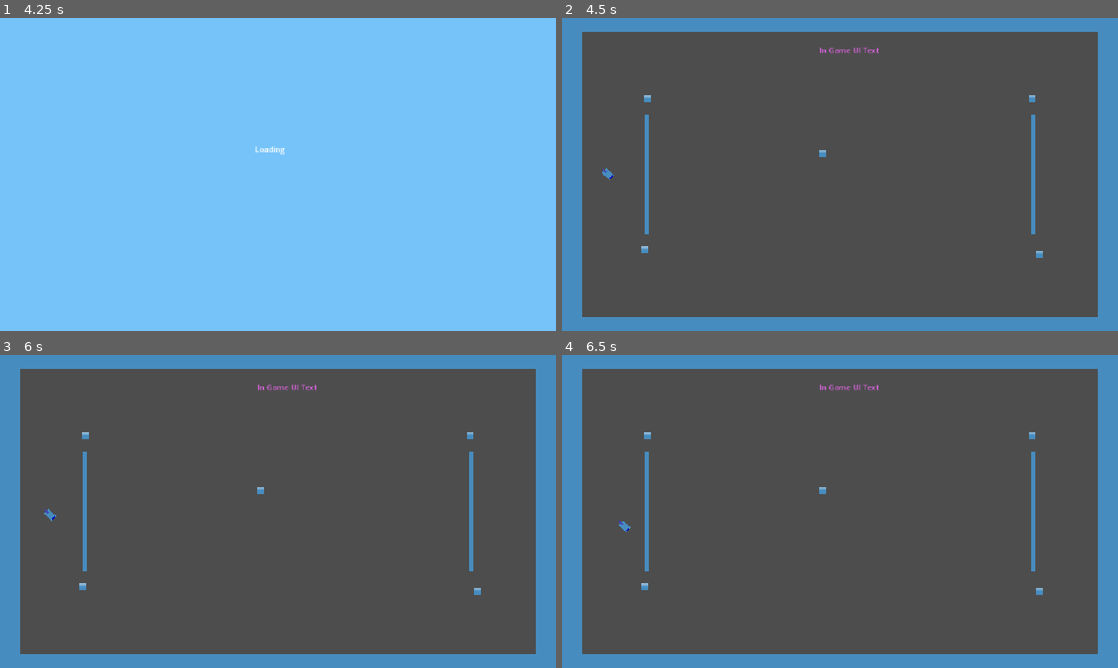
Above: before the commit, frames 1-4 (two rows, left to right).
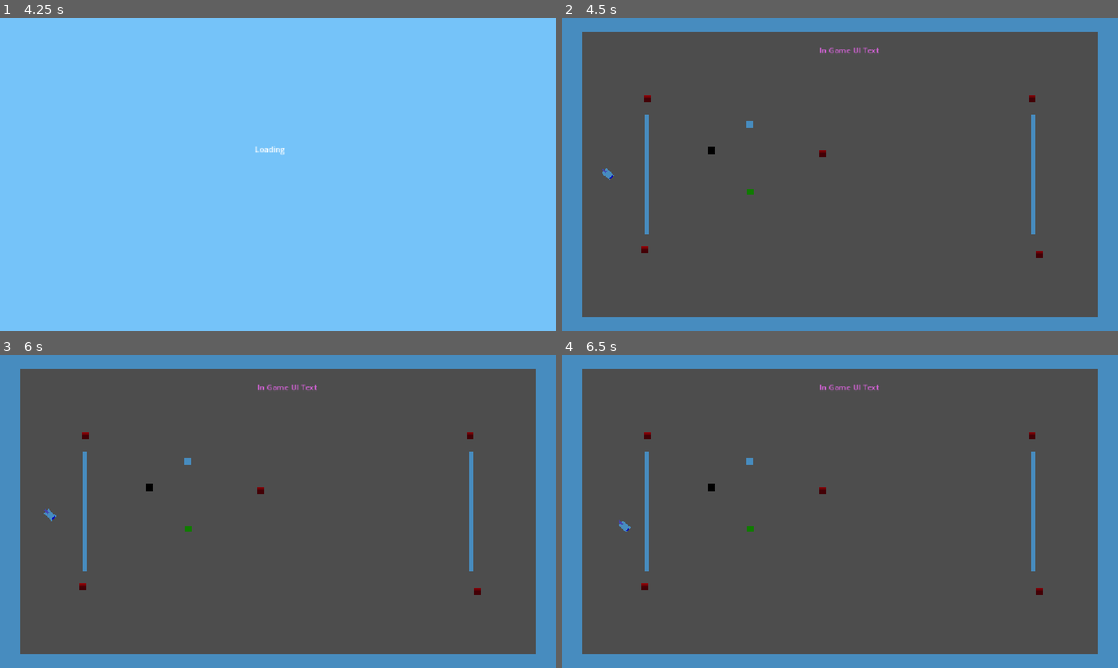
Above: after the commit, the same moments.

Repository: JoeyGiordano/TankTrouble2
Game: Godot game, scene res://game_container/game_container.tscn
Same seed, same stepped clock (60 frames per second), same inputs: the game is played once before the commit and once after it. The engine's default icon, where the game draws it, is replaced by a stand-in: a white triangle on a blue panel in a dark square.
Inputs:
- Up to frame 1 (4.25 s): click "[CutSceneOver]" at 0.5 s; click "Play" at 1.25 s; click "Play!" at 2 s; tap Enter at 2.75 s; hold W (player1_up) 2.78-3.53 s; hold . (player0_shoot) 2.78-3.53 s; tap Space at 3.5 s; hold Down (ui_down) from 3.53 s (still down); tap Q (player1_shoot) at 3.6 s
- Up to frame 2 (4.5 s): tap Enter at 4.25 s; release Down (ui_down) at 4.28 s; hold W (player1_up) from 4.28 s (still down); tap K (player2_right) at 4.35 s
- Up to frame 3 (6 s): tap Space at 5 s; tap Shift at 5.1 s; tap Enter at 5.75 s; release W (player1_up) at 5.78 s; hold Down (ui_down) from 5.78 s (still down); hold F from 5.78 s (still down)
- Up to frame 4 (6.5 s): keep holding Down (ui_down); keep holding F

Frame 1 is identical in both runs. In frame 2, 0.2% of the frame differs, in the area x 14-87%, y 24-77%; in frame 3, 0.2%; in frame 4, 0.2%.

Commit message:
Added other boxes

Diff:
--- /dev/null
+++ b/game/map_elements/destructable_box.gd
@@ -0,0 +1,9 @@
+extends Node2D
+
+#An area that when a bullet enters the area the box and bullet are removed
+func _on_area_2d_body_entered(body: Node2D) -> void:
+	#check if the area is entered by a bullet:
+	if body is BasicBullet:
+		#remove the box and bullet
+		queue_free()
+		body.queue_free()
--- /dev/null
+++ b/game/map_elements/destructable_box.tscn
@@ -0,0 +1,25 @@
+[gd_scene load_steps=4 format=3 uid="uid://bx2nhx7cbggc4"]
+
+[ext_resource type="Script" uid="uid://lxm1apx1hbya" path="res://game/map_elements/destructable_box.gd" id="1_mfdo5"]
+[ext_resource type="Texture2D" uid="uid://dxe5rsvu84bgc" path="res://icon.svg" id="1_qxtel"]
+
+[sub_resource type="RectangleShape2D" id="RectangleShape2D_mfdo5"]
+
+[node name="Destructable Box" type="Node2D"]
+script = ExtResource("1_mfdo5")
+
+[node name="Area2D" type="Area2D" parent="."]
+collision_layer = 13
+collision_mask = 13
+
+[node name="CollisionShape2D" type="CollisionShape2D" parent="Area2D"]
+scale = Vector2(0.8, 0.8)
+shape = SubResource("RectangleShape2D_mfdo5")
+
+[node name="Sprite2D" type="Sprite2D" parent="."]
+scale = Vector2(14, 14)
+texture = ExtResource("1_qxtel")
+region_enabled = true
+region_rect = Rect2(64, 68, 1, 1)
+
+[connection signal="body_entered" from="Area2D" to="." method="_on_area_2d_body_entered"]
--- a/game/map_elements/explosive_barrel.gd
+++ b/game/map_elements/explosive_barrel.gd
@@ -1,13 +1,12 @@
-extends Area2D
-
+extends Node2D
 #An area that when a bullet enters the area the barrel object is deleted and bullets are spawned in all directions
 
 #variables
 var bullets : Array[BasicBullet] = []
 
 
+
 func explode() :
-	update_bullets()
 
 	#instantiate 8 bullets
 	for n in range(8):
@@ -16,20 +15,12 @@
 		var b = BasicBullet.instantiate(global_position, 125.0, direction, 7.0)
 		bullets.append(b)
 
-	#remove the barrel
-	queue_free()
 
-
-
-func update_bullets() :
-	#iterates backwards through the array to safely through the array and delete all invalid nodes (bullets that have destroyed themselves)
-	for i in range(bullets.size() - 1, -1, -1) :
-		if !is_instance_valid(bullets[i]):
-			bullets.remove_at(i)
-
-
-func _on_body_entered(body: Node2D) -> void:
+func _on_area_2d_body_entered(body: Node2D) -> void:
 	#check if the area is entered by a bullet:
 	if body is BasicBullet:
-		#spawn bullets and delete barrel
+		#remove the barrel and the initial bullet
+		queue_free()
+		body.queue_free()
+		#spawn bullets
 		explode()
--- a/game/map_elements/explosive_barrel.tscn
+++ b/game/map_elements/explosive_barrel.tscn
@@ -1,25 +1,27 @@
 [gd_scene load_steps=4 format=3 uid="uid://dhnun2qb7oy3g"]
 
-[ext_resource type="Script" uid="uid://cc35b4xp53c3" path="res://game/map_elements/explosive_barrel.gd" id="1_qiun0"]
+[ext_resource type="Script" uid="uid://ll22rw3b2kvr" path="res://game/map_elements/explosive_barrel.gd" id="1_qiun0"]
 [ext_resource type="Texture2D" uid="uid://dxe5rsvu84bgc" path="res://icon.svg" id="1_uocmh"]
 
 [sub_resource type="RectangleShape2D" id="RectangleShape2D_qiun0"]
 size = Vector2(16, 16)
 
 [node name="Explosive Barrel" type="Node2D"]
+script = ExtResource("1_qiun0")
 
 [node name="Area2D" type="Area2D" parent="."]
 collision_layer = 13
 collision_mask = 13
-script = ExtResource("1_qiun0")
 
 [node name="CollisionShape2D" type="CollisionShape2D" parent="Area2D"]
 shape = SubResource("RectangleShape2D_qiun0")
 
 [node name="Sprite2D" type="Sprite2D" parent="."]
+modulate = Color(0.94509804, 0, 0.03137255, 1)
 scale = Vector2(14, 14)
 texture = ExtResource("1_uocmh")
 region_enabled = true
 region_rect = Rect2(64, 66, 1, 1)
 
+[connection signal="body_entered" from="Area2D" to="." method="_on_area_2d_body_entered"]
 [connection signal="body_entered" from="Area2D" to="Area2D" method="_on_body_entered"]
--- /dev/null
+++ b/game/map_elements/indestructable_box.gd
@@ -0,0 +1,8 @@
+extends Node2D
+
+#An area that when a bullet enters the area the bullet is removed
+func _on_area_2d_body_entered(body: Node2D) -> void:
+	#check if the area is entered by a bullet:
+	if body is BasicBullet:
+		#remove the bullet
+		body.queue_free()
--- /dev/null
+++ b/game/map_elements/indestructable_box.tscn
@@ -0,0 +1,34 @@
+[gd_scene load_steps=5 format=3 uid="uid://kgb8qiwyx3h5"]
+
+[ext_resource type="Script" uid="uid://dpwnm74cbnbv" path="res://game/map_elements/indestructable_box.gd" id="1_d6ile"]
+[ext_resource type="Texture2D" uid="uid://dxe5rsvu84bgc" path="res://icon.svg" id="2_hbifx"]
+
+[sub_resource type="RectangleShape2D" id="RectangleShape2D_mfdo5"]
+
+[sub_resource type="RectangleShape2D" id="RectangleShape2D_d6ile"]
+size = Vector2(14, 14)
+
+[node name="Indestructable Box" type="StaticBody2D"]
+collision_layer = 16
+collision_mask = 3
+script = ExtResource("1_d6ile")
+
+[node name="Area2D" type="Area2D" parent="."]
+collision_layer = 13
+collision_mask = 13
+
+[node name="CollisionShape2D" type="CollisionShape2D" parent="Area2D"]
+scale = Vector2(0.8, 0.8)
+shape = SubResource("RectangleShape2D_mfdo5")
+
+[node name="Sprite2D" type="Sprite2D" parent="."]
+modulate = Color(0, 0, 0, 1)
+scale = Vector2(14, 14)
+texture = ExtResource("2_hbifx")
+region_enabled = true
+region_rect = Rect2(64, 68, 1, 1)
+
+[node name="CollisionShape2D" type="CollisionShape2D" parent="."]
+shape = SubResource("RectangleShape2D_d6ile")
+
+[connection signal="body_entered" from="Area2D" to="." method="_on_area_2d_body_entered"]
--- /dev/null
+++ b/game/map_elements/moveable_box.gd
@@ -0,0 +1,9 @@
+extends Node2D
+
+#An area that when a bullet enters the area the box and bullet are removed
+func _on_area_2d_body_entered(body: Node2D) -> void:
+	#check if the area is entered by a bullet:
+	if body is BasicBullet:
+		#remove the box and bullet
+		queue_free()
+		body.queue_free()
--- /dev/null
+++ b/game/map_elements/moveable_box.tscn
@@ -0,0 +1,36 @@
+[gd_scene load_steps=5 format=3 uid="uid://bco7bn3j6pl3n"]
+
+[ext_resource type="Script" uid="uid://k687a7f4yocb" path="res://game/map_elements/moveable_box.gd" id="1_ch5ga"]
+[ext_resource type="Texture2D" uid="uid://dxe5rsvu84bgc" path="res://icon.svg" id="2_84ian"]
+
+[sub_resource type="RectangleShape2D" id="RectangleShape2D_mfdo5"]
+
+[sub_resource type="RectangleShape2D" id="RectangleShape2D_ch5ga"]
+size = Vector2(14, 14)
+
+[node name="Moveable Box" type="RigidBody2D"]
+collision_layer = 16
+collision_mask = 3
+gravity_scale = 0.0
+linear_damp = 50.0
+script = ExtResource("1_ch5ga")
+
+[node name="Area2D" type="Area2D" parent="."]
+collision_layer = 13
+collision_mask = 13
+
+[node name="CollisionShape2D" type="CollisionShape2D" parent="Area2D"]
+scale = Vector2(0.8, 0.8)
+shape = SubResource("RectangleShape2D_mfdo5")
+
+[node name="Sprite2D" type="Sprite2D" parent="."]
+modulate = Color(0.23098439, 0.87540084, 1.1551381e-06, 1)
+scale = Vector2(14, 14)
+texture = ExtResource("2_84ian")
+region_enabled = true
+region_rect = Rect2(64, 68, 1, 1)
+
+[node name="CollisionShape2D" type="CollisionShape2D" parent="."]
+shape = SubResource("RectangleShape2D_ch5ga")
+
+[connection signal="body_entered" from="Area2D" to="." method="_on_area_2d_body_entered"]
--- a/levels/test_level_active_map.tscn
+++ b/levels/test_level_active_map.tscn
@@ -1,9 +1,12 @@
-[gd_scene load_steps=5 format=3 uid="uid://ckef6glp3htbr"]
+[gd_scene load_steps=8 format=3 uid="uid://ckef6glp3htbr"]
 
 [ext_resource type="Script" uid="uid://bciuldxspt6ul" path="res://game/grid/grid.gd" id="1_uqreq"]
 [ext_resource type="PackedScene" uid="uid://c4p5w7pfj3smp" path="res://game/wall/wall.tscn" id="2_54bsp"]
 [ext_resource type="Script" uid="uid://dm5taoqysx28v" path="res://game/grid/snap_to_grid.gd" id="3_1pcs8"]
 [ext_resource type="PackedScene" uid="uid://dhnun2qb7oy3g" path="res://game/map_elements/explosive_barrel.tscn" id="4_54bsp"]
+[ext_resource type="PackedScene" uid="uid://bx2nhx7cbggc4" path="res://game/map_elements/destructable_box.tscn" id="5_1pcs8"]
+[ext_resource type="PackedScene" uid="uid://kgb8qiwyx3h5" path="res://game/map_elements/indestructable_box.tscn" id="6_pobmj"]
+[ext_resource type="PackedScene" uid="uid://bco7bn3j6pl3n" path="res://game/map_elements/moveable_box.tscn" id="7_kqg12"]
 
 [node name="LevelTemplate" type="Node"]
 
@@ -94,17 +97,34 @@
 
 [node name="Active Map Stuff" type="Node2D" parent="."]
 
-[node name="Explosive Barrel" parent="Active Map Stuff" instance=ExtResource("4_54bsp")]
+[node name="Explosive Barrels" type="Node2D" parent="Active Map Stuff"]
+
+[node name="Explosive Barrel" parent="Active Map Stuff/Explosive Barrels" instance=ExtResource("4_54bsp")]
 position = Vector2(-399, -157)
 
-[node name="Explosive Barrel2" parent="Active Map Stuff" instance=ExtResource("4_54bsp")]
+[node name="Explosive Barrel2" parent="Active Map Stuff/Explosive Barrels" instance=ExtResource("4_54bsp")]
 position = Vector2(398, -158)
 
-[node name="Explosive Barrel3" parent="Active Map Stuff" instance=ExtResource("4_54bsp")]
+[node name="Explosive Barrel3" parent="Active Map Stuff/Explosive Barrels" instance=ExtResource("4_54bsp")]
 position = Vector2(-36, -44)
 
-[node name="Explosive Barrel4" parent="Active Map Stuff" instance=ExtResource("4_54bsp")]
+[node name="Explosive Barrel4" parent="Active Map Stuff/Explosive Barrels" instance=ExtResource("4_54bsp")]
 position = Vector2(-405, 156)
 
-[node name="Explosive Barrel5" parent="Active Map Stuff" instance=ExtResource("4_54bsp")]
+[node name="Explosive Barrel5" parent="Active Map Stuff/Explosive Barrels" instance=ExtResource("4_54bsp")]
 position = Vector2(414, 165)
+
+[node name="Destructable Boxes" type="Node2D" parent="Active Map Stuff"]
+
+[node name="Destructable Box2" parent="Active Map Stuff/Destructable Boxes" instance=ExtResource("5_1pcs8")]
+position = Vector2(-188, -104)
+
+[node name="Indestructable Boxes" type="Node2D" parent="Active Map Stuff"]
+
+[node name="Indestructable Box" parent="Active Map Stuff/Indestructable Boxes" instance=ExtResource("6_pobmj")]
+position = Vector2(-266, -50)
+
+[node name="Moveable Boxes" type="Node2D" parent="Active Map Stuff"]
+
+[node name="Moveable Box" parent="Active Map Stuff/Moveable Boxes" instance=ExtResource("7_kqg12")]
+position = Vector2(-186, 36)
--- a/project.godot
+++ b/project.godot
@@ -135,6 +135,8 @@
 2d_physics/layer_1="walls"
 2d_physics/layer_2="tanks"
 2d_physics/layer_3="bullets"
+2d_physics/layer_4="hitboxes"
+2d_physics/layer_5="boxes"
 
 [rendering]
 
--- a/tank/tank.tscn
+++ b/tank/tank.tscn
@@ -14,7 +14,7 @@
 
 [node name="TankRigidbody" type="RigidBody2D" parent="."]
 collision_layer = 2
-collision_mask = 3
+collision_mask = 19
 mass = 11.406
 physics_material_override = SubResource("PhysicsMaterial_p4mbc")
 gravity_scale = 0.0
Not shown, added: game/map_elements/destructable_box.gd.uid
Not shown, changed: game/map_elements/explosive_barrel.gd.uid
Not shown, added: game/map_elements/indestructable_box.gd.uid
Not shown, added: game/map_elements/moveable_box.gd.uid
